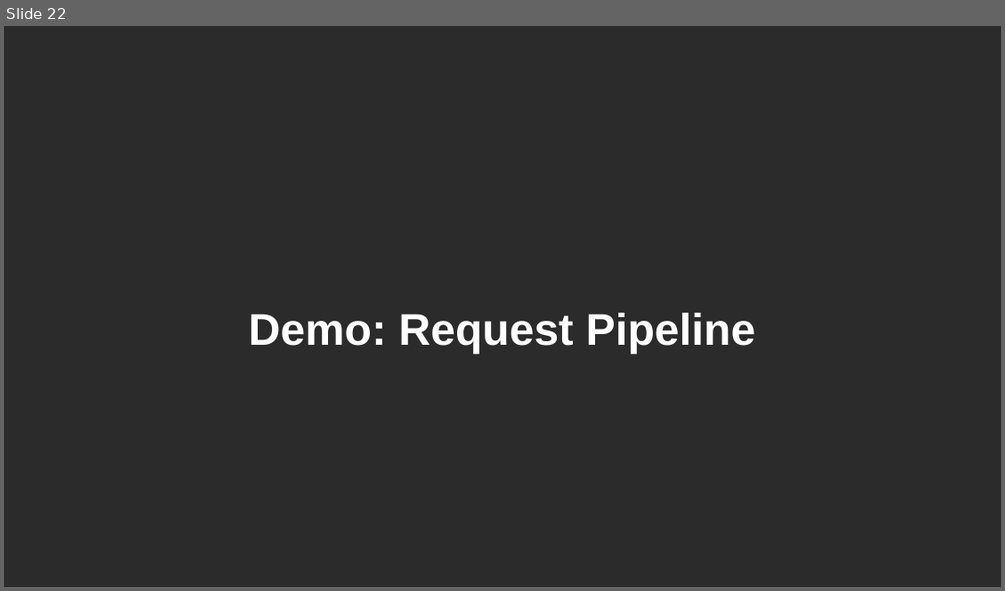
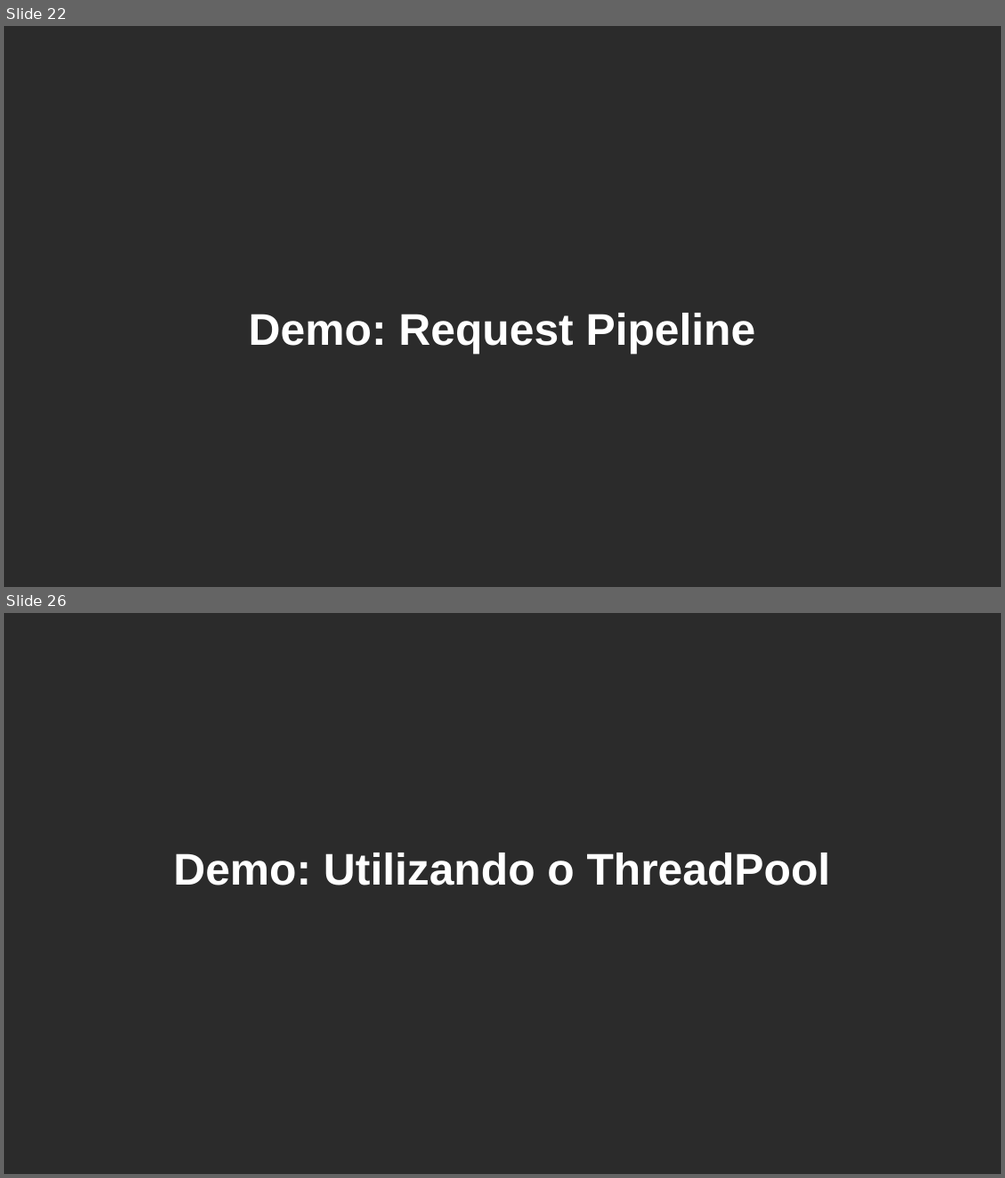
Before and after one commit to claudiogodoy99/curso-performance-dotnet, a slide deck: ppts/Fundamentos de Performance em .NET .pptx. Shown one above the other, each under a label of ours: slide 22 before the commit, slides 22 and 26 after it; the slides between them are not shown. The pictures are 1005x591 and 1005x1178 pixels, drawn with LibreOffice and Linux fonts; fonts in the diff are those of the drawing; background and template pictures are left out; a plain dark background stands for a picture behind light text. Boxes give left, top, right and bottom in pixels: in the first picture for what was removed or moved away, otherwise in the second. Text is boxed around its words. In the diff, an @@ line names an element or a change of style, - is before the commit and + after.

```diff
--- a/ppts/Fundamentos de Performance em .NET .pptx
+++ b/ppts/Fundamentos de Performance em .NET .pptx
@@ slide 26 added at [4, 613, 1001, 1174], background picture (left out) @@
@@ text added at [173, 852, 831, 885], 32 pt, text #FFFFFF, bold @@
+Demo: Utilizando o ThreadPool
```
Also in this commit, not shown: 1 slide changed, 22 other slides added, 3 other files.
